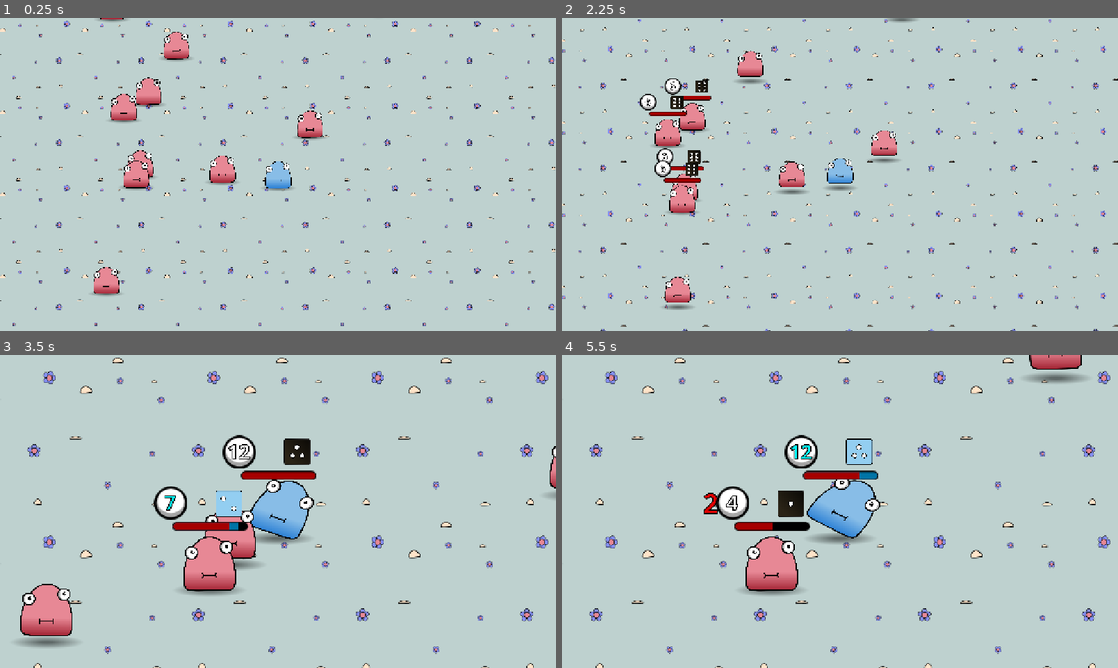
Above: before the commit, frames 1-4 (two rows, left to right).
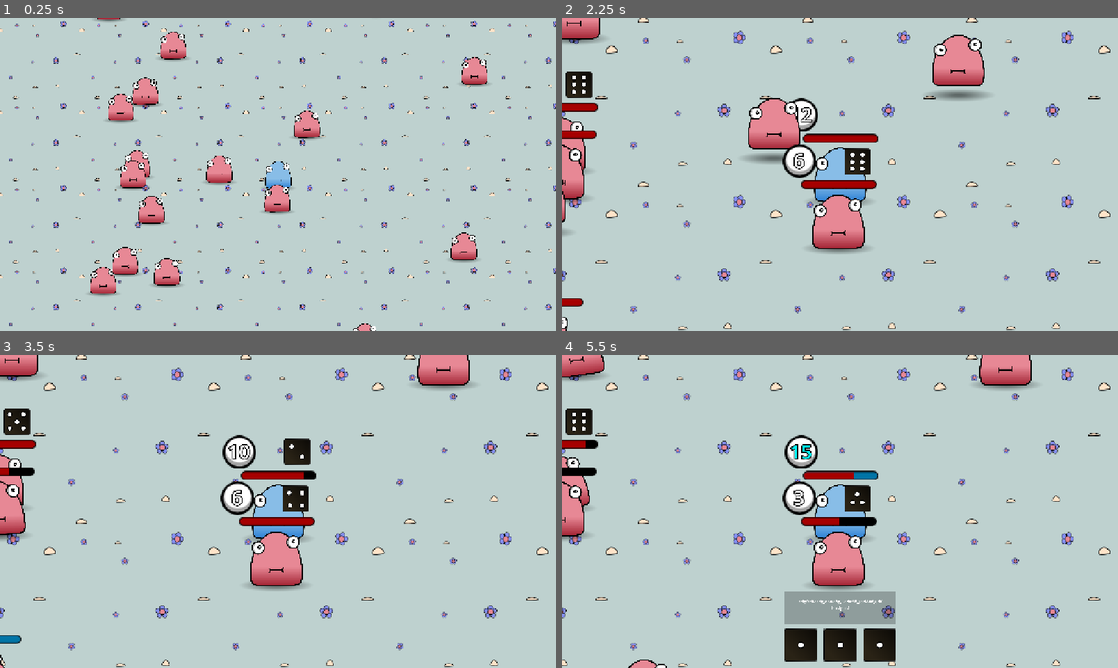
Above: after the commit, the same moments.

Repository: merlinott/nicerdicer
Game: Godot game, scene res://scenes/world.tscn
Two runs of this game, one before a commit and one after it. Both use one fixed random seed, a clock stepped at 60 frames per second and the inputs below.
Inputs (mouse positions are in pixels of both pictures, inside the frame that each line leads up to):
- Up to frame 1 (0.25 s): no input
- Up to frame 2 (2.25 s): tap Enter (ui_accept) at 0.5, 0.77, 0.8, 1.07, 1.25, 1.35, 1.52, 1.82, 2 s; move the mouse to (962, 158) at 0.52 s; press the mouse at (962, 158) at 0.53 s; move the mouse to (728, 190) at 1.27 s; release the mouse at (728, 190) at 1.28 s; click (728, 190) at 1.55 s; move the mouse to (895, 105) at 2.02 s; press the mouse at (895, 105) at 2.03 s
- Up to frame 3 (3.5 s): tap Enter (ui_accept) at 2.3, 3.02, 3.32 s; move the mouse to (250, 574) at 2.77 s; release the mouse at (250, 574) at 2.78 s; click (250, 574) at 2.85 s
- Up to frame 4 (5.5 s): move the mouse to (1006, 558) at 3.52 s; tap Enter (ui_accept) at 3.6, 3.77, 4.07, 4.52, 4.82, 5.3 s; click (1006, 558) at 3.67 s; move the mouse to (673, 464) at 4.27 s; click (673, 464) at 4.35 s; move the mouse to (867, 511) at 5.02 s; press the mouse at (867, 511) at 5.03 s

The runs differ from the first frame. In frame 1, 7.5% of the frame differs, in the area x 0-100%, y 0-100%; in frame 2, 18%; in frame 3, 16%; in frame 4, 19%, in the area x 0-99%, y 0-100%.

Commit message:
fight loop test

Diff:
--- a/autoload/battle_manager.gd
+++ b/autoload/battle_manager.gd
@@ -2,12 +2,15 @@
 
 signal battle_started(entity1, entity2)
 signal battle_ended(winner, loser)
+signal player_input_received()
 
 var battle_distance: float = 1000
 var dice = DiceEngine.new()
 var roll_amount: int = 1
 
 var entities: Array = []
+var input_allowed : bool = false
+
 
 func fill_entities(ents: Array) -> void:
 	for i in ents:
@@ -51,28 +54,41 @@
 
 
 		if roll1 != roll2:
-			entity1.dice.show()
-			entity2.dice.show()
+
 			entity1.hp_bar.show()
 			entity2.hp_bar.show()
 			entity1.label.show()
 			entity2.label.show()
+
+			if !entity1.is_player:
+				entity1.dice.show()
+			elif !entity2.is_player:
+				entity2.dice.show()
+
 			await get_tree().create_timer(.25).timeout
 
 			var round_winner = entity1 if roll1 > roll2 else entity2
 			var round_loser = entity1 if round_winner == entity2 else entity1
-			if entity1.is_player or entity2.is_player:
-				await get_player_input()
-				print("sefsdfsdf")
 
 			var dice_type1 = entity1.dice.throw_dice(roll1)
 			var dice_type2 = entity2.dice.throw_dice(roll2)
 
 			set_abilities(dice_type1, dice_type2, entity1, entity2, roll1, roll2)
 
+			if entity1.is_player or entity2.is_player:
+				var player = entity1 if entity1.is_player else entity2
+				input_allowed = true
+				player.dice_selection.show()
+				await self.player_input_received
+				player.dice_selection.hide()
+				player.dice.show()
+
 			entity1.attack() if roll1 > roll2 else entity2.attack()
 			entity1.get_damage(roll2 - roll1) if roll1 < roll2 else entity2.get_damage(roll1 - roll2)
 			await get_tree().create_timer(0.75).timeout
+
+			if entity1.is_player or entity2.is_player:
+				input_allowed = false
 
 			entity1.dice.hide()
 			entity2.dice.hide()
@@ -104,12 +120,31 @@
 
 	if dice_1 == 1:
 		entity1.set_shield(roll1)
+
+	elif dice_1 == 2:
+		pass
+
+	#elif dice_1 == 2:
+		#pass
+	#elif dice_1 == 2:
+		#pass
+	#elif dice_1 == 2:
+		#pass
+
 	if dice_2 == 1:
 		entity2.set_shield(roll2)
 
+	elif dice_2 == 2:
+		pass
 
-func get_player_input() -> bool:
-	if Input.is_action_just_pressed("ui_accept"):
-		return true
-	else:
-		return false
+	#elif dice_2 == 2:
+		#pass
+	#elif dice_2 == 2:
+		#pass
+	#elif dice_2 == 2:
+		#pass
+
+
+func _input(event: InputEvent) -> void:
+	if event.is_action_pressed("LMB") and input_allowed:
+		player_input_received.emit()
--- a/project.godot
+++ b/project.godot
@@ -40,3 +40,11 @@
 [global_group]
 
 entity=""
+
+[input]
+
+LMB={
+"deadzone": 0.2,
+"events": [Object(InputEventMouseButton,"resource_local_to_scene":false,"resource_name":"","device":-1,"window_id":0,"alt_pressed":false,"shift_pressed":false,"ctrl_pressed":false,"meta_pressed":false,"button_mask":0,"position":Vector2(0, 0),"global_position":Vector2(0, 0),"factor":1.0,"button_index":1,"canceled":false,"pressed":false,"double_click":false,"script":null)
+]
+}
--- /dev/null
+++ b/scenes/cards_ui.tscn
@@ -0,0 +1,45 @@
+[gd_scene load_steps=2 format=3 uid="uid://dsw8luwju64pn"]
+
+[ext_resource type="PackedScene" uid="uid://btx5b4xkqcivh" path="res://scenes/dice_card.tscn" id="1_gq4au"]
+
+[node name="Cards" type="Control"]
+layout_mode = 3
+anchors_preset = 7
+anchor_left = 0.5
+anchor_top = 1.0
+anchor_right = 0.5
+anchor_bottom = 1.0
+offset_left = 25.0
+offset_top = -142.0
+offset_right = 25.0
+offset_bottom = -142.0
+grow_horizontal = 2
+grow_vertical = 0
+scale = Vector2(0.25, 0.25)
+
+[node name="MarginContainer" type="MarginContainer" parent="."]
+layout_mode = 1
+anchors_preset = 15
+anchor_right = 1.0
+anchor_bottom = 1.0
+grow_horizontal = 2
+grow_vertical = 2
+theme_override_constants/margin_left = 20
+theme_override_constants/margin_top = 20
+theme_override_constants/margin_right = 20
+theme_override_constants/margin_bottom = 20
+
+[node name="HBoxContainer" type="HBoxContainer" parent="MarginContainer"]
+layout_mode = 2
+size_flags_horizontal = 4
+size_flags_vertical = 8
+alignment = 1
+
+[node name="TextureRect" parent="MarginContainer/HBoxContainer" instance=ExtResource("1_gq4au")]
+layout_mode = 2
+
+[node name="TextureRect2" parent="MarginContainer/HBoxContainer" instance=ExtResource("1_gq4au")]
+layout_mode = 2
+
+[node name="TextureRect3" parent="MarginContainer/HBoxContainer" instance=ExtResource("1_gq4au")]
+layout_mode = 2
--- /dev/null
+++ b/scenes/dice_card.tscn
@@ -0,0 +1,69 @@
+[gd_scene load_steps=4 format=3 uid="uid://btx5b4xkqcivh"]
+
+[ext_resource type="Texture2D" uid="uid://eokswhfulpbq" path="res://assets/gui/card.png" id="1_0ab4s"]
+[ext_resource type="Script" uid="uid://4rbtdr8ojnok" path="res://ui_animation_component.gd" id="2_6dta8"]
+[ext_resource type="Texture2D" uid="uid://b3pb7vq22oufl" path="res://assets/dice/dice_01_normal.png" id="3_g305l"]
+
+[node name="TextureRect" type="TextureRect"]
+anchors_preset = 8
+anchor_left = 0.5
+anchor_top = 0.5
+anchor_right = 0.5
+anchor_bottom = 0.5
+offset_left = -400.0
+offset_top = -548.5
+offset_right = 400.0
+offset_bottom = 548.5
+grow_horizontal = 2
+grow_vertical = 2
+scale = Vector2(0.1, 0.1)
+size_flags_horizontal = 4
+size_flags_vertical = 8
+texture = ExtResource("1_0ab4s")
+
+[node name="Node" type="Node" parent="."]
+script = ExtResource("2_6dta8")
+from_center = true
+gui_input_fadeout = true
+hover_scale = Vector2(1.1, 1.1)
+anim_duration = 0.3
+transition_type = 7
+
+[node name="MarginContainer" type="MarginContainer" parent="."]
+layout_mode = 1
+anchors_preset = 15
+anchor_right = 1.0
+anchor_bottom = 1.0
+grow_horizontal = 2
+grow_vertical = 2
+theme_override_constants/margin_left = 20
+theme_override_constants/margin_top = 20
+theme_override_constants/margin_right = 20
+theme_override_constants/margin_bottom = 20
+
+[node name="VBoxContainer" type="VBoxContainer" parent="MarginContainer"]
+layout_mode = 2
+alignment = 1
+
+[node name="TextureRect" type="TextureRect" parent="MarginContainer/VBoxContainer"]
+custom_minimum_size = Vector2(200, 200)
+layout_mode = 2
+size_flags_horizontal = 4
+texture = ExtResource("3_g305l")
+expand_mode = 3
+flip_v = true
+
+[node name="HSeparator" type="HSeparator" parent="MarginContainer/VBoxContainer"]
+self_modulate = Color(1, 1, 1, 0)
+layout_mode = 2
+theme_override_constants/separation = 100
+
+[node name="Label" type="Label" parent="MarginContainer/VBoxContainer"]
+layout_mode = 2
+size_flags_horizontal = 4
+theme_override_font_sizes/font_size = 50
+text = "Diese Karte kann
+überhaupt
+gar nichte eigentlich "
+horizontal_alignment = 1
+vertical_alignment = 1
--- /dev/null
+++ b/scenes/dice_selection_ui.tscn
@@ -0,0 +1,110 @@
+[gd_scene load_steps=3 format=3 uid="uid://cx2rv6ej2x3dk"]
+
+[ext_resource type="Texture2D" uid="uid://b3pb7vq22oufl" path="res://assets/dice/dice_01_normal.png" id="1_t6qo0"]
+[ext_resource type="Script" uid="uid://4rbtdr8ojnok" path="res://ui_animation_component.gd" id="2_qxxf1"]
+
+[node name="DiceSelection" type="Control"]
+layout_mode = 3
+anchors_preset = 8
+anchor_left = 0.5
+anchor_top = 0.5
+anchor_right = 0.5
+anchor_bottom = 0.5
+offset_top = 264.0
+offset_bottom = 264.0
+grow_horizontal = 2
+grow_vertical = 2
+scale = Vector2(0.25, 0.25)
+size_flags_horizontal = 4
+size_flags_vertical = 4
+
+[node name="MarginContainer" type="MarginContainer" parent="."]
+layout_mode = 1
+anchors_preset = 15
+anchor_right = 1.0
+anchor_bottom = 1.0
+grow_horizontal = 2
+grow_vertical = 2
+theme_override_constants/margin_left = 20
+theme_override_constants/margin_top = 20
+theme_override_constants/margin_right = 20
+theme_override_constants/margin_bottom = 20
+
+[node name="VBoxContainer" type="VBoxContainer" parent="MarginContainer"]
+layout_mode = 2
+theme_override_constants/separation = 40
+alignment = 1
+
+[node name="Panel" type="Panel" parent="MarginContainer/VBoxContainer"]
+self_modulate = Color(1, 1, 1, 0.47451)
+custom_minimum_size = Vector2(100, 300)
+layout_mode = 2
+
+[node name="MarginContainer" type="MarginContainer" parent="MarginContainer/VBoxContainer/Panel"]
+layout_mode = 1
+anchors_preset = 15
+anchor_right = 1.0
+anchor_bottom = 1.0
+grow_horizontal = 2
+grow_vertical = 2
+theme_override_constants/margin_left = 5
+theme_override_constants/margin_top = 5
+theme_override_constants/margin_right = 5
+theme_override_constants/margin_bottom = 5
+
+[node name="Label" type="Label" parent="MarginContainer/VBoxContainer/Panel/MarginContainer"]
+layout_mode = 2
+theme_override_font_sizes/font_size = 40
+text = "sdgfsdfasdg,da#äög,.lad#äö,gadä#ög.df
+hbsfgnsf
+"
+horizontal_alignment = 1
+vertical_alignment = 1
+
+[node name="HBoxContainer" type="HBoxContainer" parent="MarginContainer/VBoxContainer"]
+layout_mode = 2
+size_flags_horizontal = 4
+size_flags_vertical = 8
+theme_override_constants/separation = 60
+
+[node name="PanelContainer" type="PanelContainer" parent="MarginContainer/VBoxContainer/HBoxContainer"]
+layout_mode = 2
+
+[node name="Node" type="Node" parent="MarginContainer/VBoxContainer/HBoxContainer/PanelContainer"]
+script = ExtResource("2_qxxf1")
+from_center = true
+hover_scale = Vector2(1.25, 1.25)
+anim_duration = 0.25
+transition_type = 7
+
+[node name="TextureRect" type="TextureRect" parent="MarginContainer/VBoxContainer/HBoxContainer/PanelContainer"]
+layout_mode = 2
+texture = ExtResource("1_t6qo0")
+
+[node name="PanelContainer2" type="PanelContainer" parent="MarginContainer/VBoxContainer/HBoxContainer"]
+layout_mode = 2
+
+[node name="Node" type="Node" parent="MarginContainer/VBoxContainer/HBoxContainer/PanelContainer2"]
+script = ExtResource("2_qxxf1")
+from_center = true
+hover_scale = Vector2(1.25, 1.25)
+anim_duration = 0.25
+transition_type = 7
+
+[node name="TextureRect" type="TextureRect" parent="MarginContainer/VBoxContainer/HBoxContainer/PanelContainer2"]
+layout_mode = 2
+texture = ExtResource("1_t6qo0")
+
+[node name="PanelContainer3" type="PanelContainer" parent="MarginContainer/VBoxContainer/HBoxContainer"]
+layout_mode = 2
+
+[node name="Node" type="Node" parent="MarginContainer/VBoxContainer/HBoxContainer/PanelContainer3"]
+script = ExtResource("2_qxxf1")
+from_center = true
+hover_scale = Vector2(1.25, 1.25)
+anim_duration = 0.25
+transition_type = 7
+
+[node name="TextureRect" type="TextureRect" parent="MarginContainer/VBoxContainer/HBoxContainer/PanelContainer3"]
+layout_mode = 2
+texture = ExtResource("1_t6qo0")
--- /dev/null
+++ b/scenes/main_menu.tscn
@@ -0,0 +1,67 @@
+[gd_scene load_steps=6 format=3 uid="uid://g72n6qgvel16"]
+
+[ext_resource type="Texture2D" uid="uid://dw602tyom8s4c" path="res://assets/menu_ui/bg_v1.png" id="1_ekxnf"]
+[ext_resource type="Texture2D" uid="uid://uvnqf4wae7g5" path="res://assets/menu_ui/start_button.png" id="2_bqqt6"]
+[ext_resource type="Script" uid="uid://4rbtdr8ojnok" path="res://ui_animation_component.gd" id="3_8ln24"]
+[ext_resource type="PackedScene" uid="uid://ehgcylhh3ww8" path="res://scenes/player.tscn" id="3_bqqt6"]
+[ext_resource type="Texture2D" uid="uid://bg3w26ehmu87a" path="res://assets/char_01.png" id="4_wu84c"]
+
+[node name="MainMenu" type="Control"]
+layout_mode = 3
+anchors_preset = 15
+anchor_right = 1.0
+anchor_bottom = 1.0
+grow_horizontal = 2
+grow_vertical = 2
+
+[node name="TextureRect" type="TextureRect" parent="."]
+layout_mode = 1
+anchors_preset = 15
+anchor_right = 1.0
+anchor_bottom = 1.0
+grow_horizontal = 2
+grow_vertical = 2
+texture = ExtResource("1_ekxnf")
+
+[node name="TextureRect2" type="TextureRect" parent="."]
+layout_mode = 0
+offset_left = 52.0
+offset_top = 84.0
+offset_right = 634.0
+offset_bottom = 236.0
+texture = ExtResource("2_bqqt6")
+
+[node name="Node" type="Node" parent="TextureRect2"]
+script = ExtResource("3_8ln24")
+from_center = true
+gui_input_fadeout = true
+hover_scale = Vector2(1.1, 1.1)
+transition_type = 7
+
+[node name="player2" parent="." instance=ExtResource("3_bqqt6")]
+position = Vector2(1124, 474)
+scale = Vector2(0.32, 0.32)
+script = null
+
+[node name="Sprite2D" parent="player2" index="1"]
+texture = ExtResource("4_wu84c")
+
+[node name="Camera2D" parent="player2" index="3"]
+enabled = false
+
+[node name="AnimationPlayer" parent="player2" index="5"]
+speed_scale = 0.506
+
+[node name="player" parent="." instance=ExtResource("3_bqqt6")]
+position = Vector2(922, 500)
+scale = Vector2(0.5, 0.5)
+script = null
+
+[node name="Camera2D" parent="player" index="3"]
+enabled = false
+
+[node name="AnimationPlayer" parent="player" index="5"]
+speed_scale = 0.631
+
+[editable path="player2"]
+[editable path="player"]
--- a/scenes/player.gd
+++ b/scenes/player.gd
@@ -1,4 +1,6 @@
 extends Entity
+
+@onready var dice_selection: Control = %DiceSelection
 
 
 func _physics_process(delta: float) -> void:
--- a/scenes/player.tscn
+++ b/scenes/player.tscn
@@ -7,6 +7,8 @@
 [ext_resource type="Texture2D" uid="uid://4vw3yc8f3ldy" path="res://assets/shield.png" id="5_qlg0r"]
 [ext_resource type="PackedScene" uid="uid://c6k6dknha5jwg" path="res://scenes/damage_numbers.tscn" id="6_tuyoq"]
 [ext_resource type="PackedScene" uid="uid://b1ghn6loy26ls" path="res://scenes/hp_bar.tscn" id="7_fjrip"]
+[ext_resource type="PackedScene" uid="uid://dsw8luwju64pn" path="res://scenes/cards_ui.tscn" id="8_smehm"]
+[ext_resource type="PackedScene" uid="uid://cx2rv6ej2x3dk" path="res://scenes/dice_selection_ui.tscn" id="9_ur7pv"]
 
 [sub_resource type="CircleShape2D" id="CircleShape2D_qhqgy"]
 radius = 264.613
@@ -258,6 +260,7 @@
 [node name="Camera2D" type="Camera2D" parent="."]
 unique_name_in_owner = true
 zoom = Vector2(0.1, 0.1)
+position_smoothing_enabled = true
 
 [node name="CanvasLayer" type="CanvasLayer" parent="."]
 
@@ -308,3 +311,13 @@
 text = "6"
 horizontal_alignment = 1
 vertical_alignment = 1
+
+[node name="CanvasLayer2" type="CanvasLayer" parent="."]
+
+[node name="Cards" parent="CanvasLayer2" instance=ExtResource("8_smehm")]
+visible = false
+size_flags_vertical = 8
+
+[node name="DiceSelection" parent="CanvasLayer2" instance=ExtResource("9_ur7pv")]
+unique_name_in_owner = true
+visible = false
--- a/scenes/world.gd
+++ b/scenes/world.gd
@@ -4,7 +4,7 @@
 const ENEMY = preload("res://scenes/enemy.tscn")
 
 func _ready() -> void:
-	spanw_enemies(10)
+	spanw_enemies(20)
 
 func _process(delta: float) -> void:
 	await get_tree().create_timer(.1).timeout
--- a/scenes/world.tscn
+++ b/scenes/world.tscn
@@ -46,7 +46,6 @@
 position = Vector2(663, -1168)
 
 [node name="player" parent="EnemyContainer" instance=ExtResource("4_k0juu")]
-position = Vector2(-72, 0)
 
 [node name="StaticBody2D" type="StaticBody2D" parent="."]
 
--- /dev/null
+++ b/ui_animation_component.gd
@@ -0,0 +1,50 @@
+extends Node
+class_name UIAnimationComponent
+
+@export var from_center : bool = false
+@export var gui_input_fadeout : bool = false
+@export var hover_scale : Vector2 = Vector2(1.0, 1.0)
+@export var anim_duration : float = 0.1
+@export var transition_type : Tween.TransitionType
+
+var target : Control
+var default_scale : Vector2
+
+
+func _ready():
+	target = get_parent()
+	call_deferred("setup")
+	connect_signals()
+
+
+func connect_signals()-> void:
+	target.connect("mouse_entered", on_hover)
+	target.connect("mouse_exited", off_hover)
+	target.connect("gui_input", gui_input)
+
+
+func setup() -> void:
+	if from_center:
+		target.pivot_offset = target.size / 2
+	default_scale = target.scale
+
+func on_hover() -> void:
+	add_twenn("scale", hover_scale, anim_duration)
+
+
+func off_hover() -> void:
+	add_twenn("scale", default_scale, anim_duration)
+
+
+func add_twenn(property : String, value, duration : float) -> void:
+	var t = get_tree().create_tween()
+	t.set_pause_mode(Tween.TWEEN_PAUSE_PROCESS)
+	t.tween_property(target, property, value, duration).set_trans(transition_type)
+
+
+func gui_input(event: InputEvent) -> void:
+	if event is InputEventMouseButton:
+		if event.button_index == MOUSE_BUTTON_LEFT and event.pressed:
+			if gui_input_fadeout:
+				var t = get_tree().create_tween()
+				t.tween_property(target,"scale", Vector2.ZERO, anim_duration).set_trans(Tween.TRANS_ELASTIC)
Binary file added: assets/gui/card.png
Not shown, added: assets/gui/card.png.import
Binary file added: assets/menu_ui/bg_v1.png
Not shown, added: assets/menu_ui/bg_v1.png.import
Binary file added: assets/menu_ui/start_button.png
Not shown, added: assets/menu_ui/start_button.png.import
Not shown: 1 places in scenes/player.tscn that only renumber resources
Not shown, added: ui_animation_component.gd.uid
